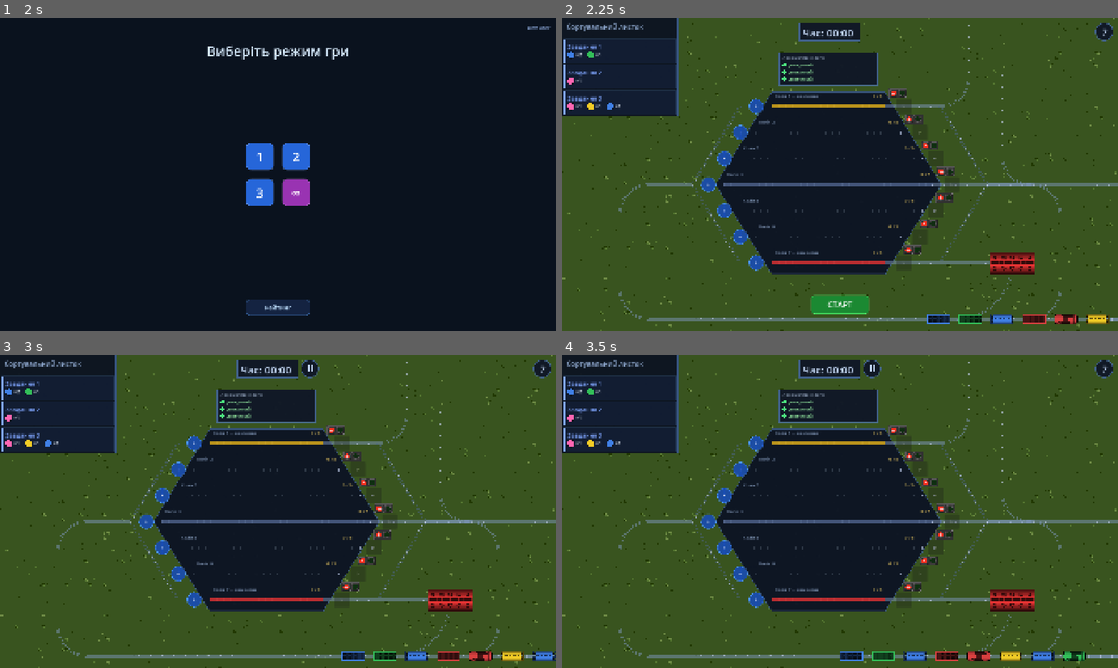
Above: before the commit, frames 1-4 (two rows, left to right).
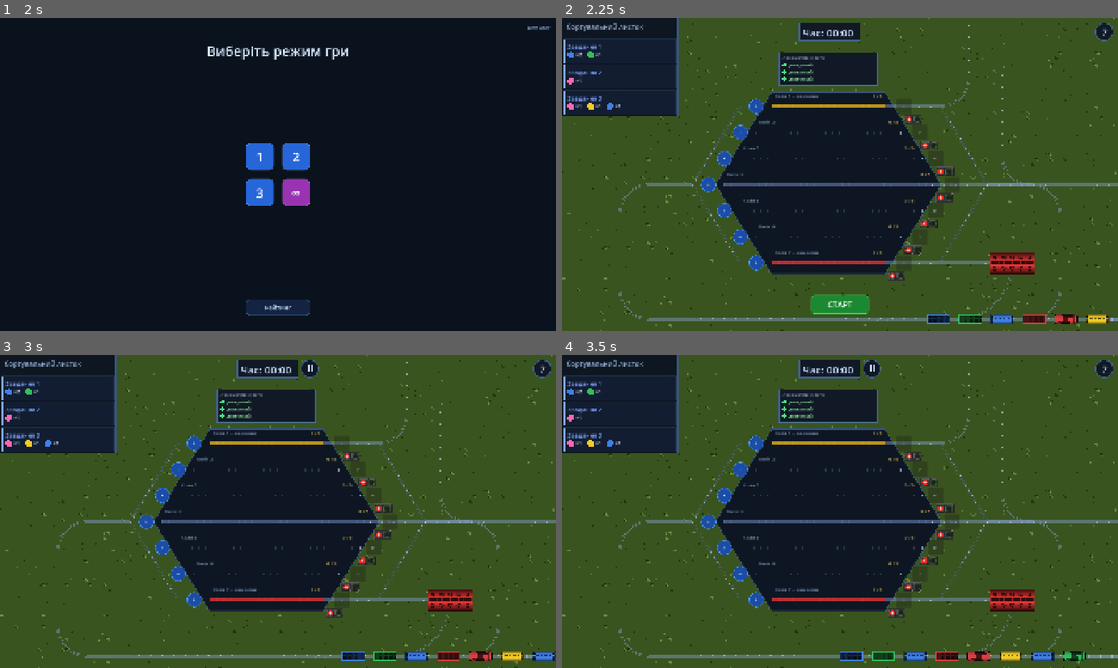
Above: after the commit, the same moments.

Repository: Fenimors99/shunting-game
Game: Godot game, scene res://scenes/LoginScreen.tscn
Same seed, same stepped clock (60 frames per second), same inputs: the game is played once before the commit and once after it.
Inputs (mouse positions are in pixels of both pictures, inside the frame that each line leads up to):
- Up to frame 1 (2 s): click "Увійти через Google" at 0.5 s; tap Enter at 1.25 s; move the mouse to (400, 158) at 1.27 s; click (400, 158) at 1.42 s
- Up to frame 2 (2.25 s): click "1" at 2 s
- Up to frame 3 (3 s): click "СТАРТ" at 2.75 s
- Up to frame 4 (3.5 s): no input

Frame 1 is identical in both runs. In frame 2, 0.3% of the frame differs, in the area x 58-71%, y 22-84%; in frame 3, 0.3%; in frame 4, 0.3%.

Commit message:
Change Traffic Lights position

Diff:
--- a/scripts/Station.gd
+++ b/scripts/Station.gd
@@ -773,18 +773,16 @@
 		light.lamp_radius = 40.0
 
 		# Ставим правее и чуть выше центра колеи
-		var x_offset := 65.0
+		var x_offset := 10
 
 		if i == 1:
-			x_offset = 14.0
+			x_offset = 67
 		elif i == 2:
-			x_offset = 14.0
+			x_offset = 67
 		elif i == 3:
-			x_offset = 14.0
-		elif i == 4:
-			x_offset = 14.0
-
-		light.position = Vector2(bounds.y + x_offset, y - 61)
+			x_offset = 67
+
+		light.position = Vector2(bounds.y + x_offset, y + 29)
 		light.z_index = 5
 		light.set_red()
 
